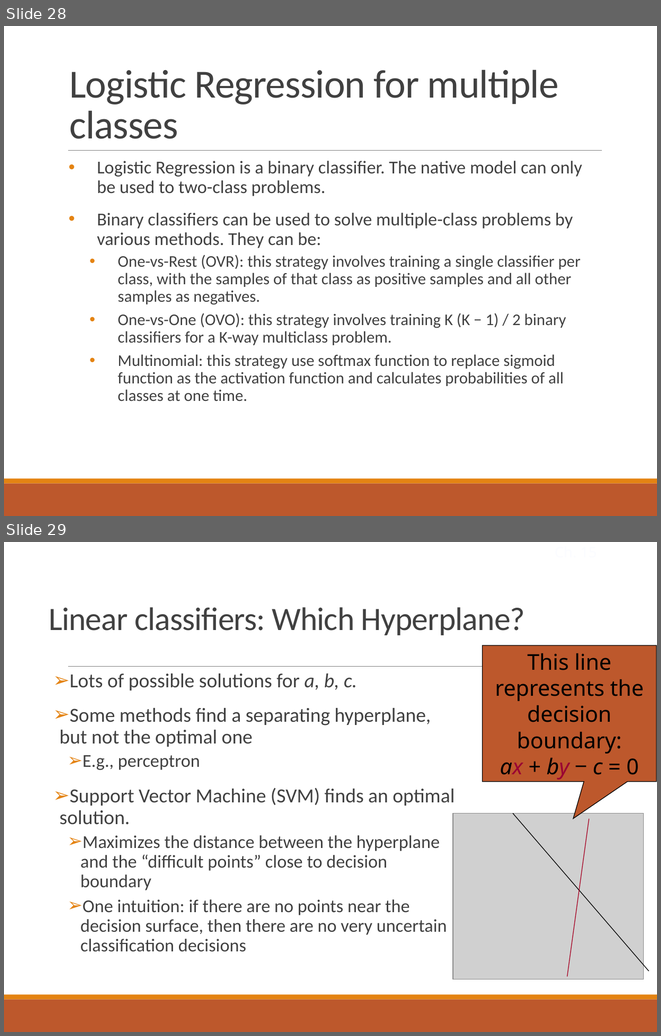
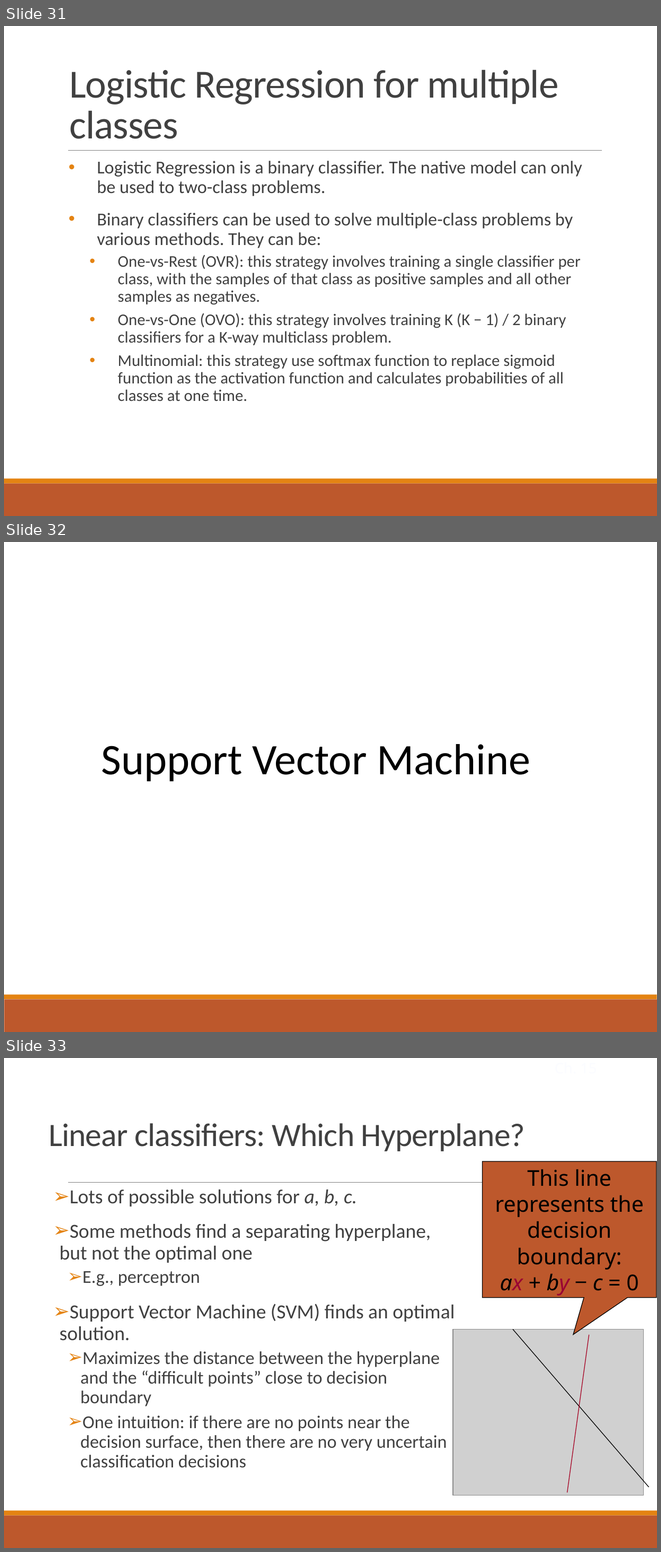
Before and after one commit to lei-qian/NDSAWS24, a slide deck: PPT/2. Linear Reg, Logistic Reg and SVM.pptx. Shown one above the other, each under a label of ours: slides 28 and 29 before the commit, slides 31, 32 and 33 after it. The pictures are 661x1036 and 661x1552 pixels, drawn with LibreOffice and Linux fonts; fonts in the diff are those of the drawing; grey boxes stand for pictures. Boxes give left, top, right and bottom in pixels: in the first picture for what was removed or moved away, otherwise in the second. Text is boxed around its words. In the diff, an @@ line names an element or a change of style, - is before the commit and + after.

```diff
--- a/PPT/2. Linear Reg, Logistic Reg and SVM.pptx
+++ b/PPT/2. Linear Reg, Logistic Reg and SVM.pptx
@@ slide 32 added at (4, 542, 657, 1032), background #FFFFFF; not listed: 2 template elements that a slide beside it also shows @@
@@ text added at (101, 744, 530, 782), 48 pt, text #000000 @@
+Support Vector Machine
@@ what was slide 28 is now slide 31 @@
@@ what was slide 29 is now slide 33 @@
```
Also in this commit, not shown: 1 slide changed, 3 other slides added, 2 other files.
